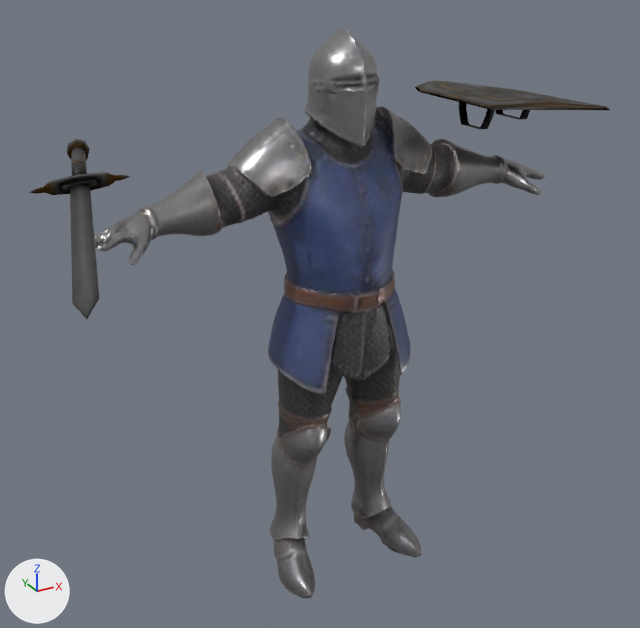
The glTF model assets/characters/paladin_armed_v2.glb: old version first, new version second.
Before and after are seen from a 50 mm lens placed at (-1.26, -2.16, 1.98), pointed at (-0.12, -0.09, 0.95). The lights are fixed; the arrows at lower left show +X, +Y and +Z. The older version comes first. Vertices at exactly the same position are counted once.

Script lines for the objects in view, before the commit:
```python
me_knightbody2 = bpy.data.meshes.new('KnightBody2')
me_knightbody2.from_pydata(...)  # 11668 vertices, 23332 faces; spans x -0.74..0.75, y -0.18..0.18, z 0.0..1.73
me_knightbody2.materials.append(mat_model_022)
me_paladin_j_nordstrom = bpy.data.meshes.new('Paladin_J_Nordstrom')
me_paladin_j_nordstrom.from_pydata(...)  # 116 vertices, 228 faces; spans x -0.946..-0.646, y -0.752..0.262, z 1.365..1.457
me_paladin_j_nordstrom.materials.append(mat_paladin_mat)
me_paladin_j_nordstrom_helmet = bpy.data.meshes.new('Paladin_J_Nordstrom_Helmet')
me_paladin_j_nordstrom_helmet.from_pydata(...)  # 73 vertices, 102 faces; spans x 0.349..0.797, y -0.23..0.446, z 1.398..1.521
me_paladin_j_nordstrom_helmet.materials.append(mat_paladin_mat)
ob_characterbody = bpy.data.objects.new('CharacterBody', me_knightbody2)
ob_characterbody.location = (0.0, 0.0, 0.0)
ob_paladin_j_nordstrom = bpy.data.objects.new('Paladin_J_Nordstrom', me_paladin_j_nordstrom)
ob_paladin_j_nordstrom.location = (0.0, 0.0, 0.0)
ob_paladin_j_nordstrom_helmet = bpy.data.objects.new('Paladin_J_Nordstrom_Helmet', me_paladin_j_nordstrom_helmet)
ob_paladin_j_nordstrom_helmet.location = (0.0, 0.0, 0.0)
```
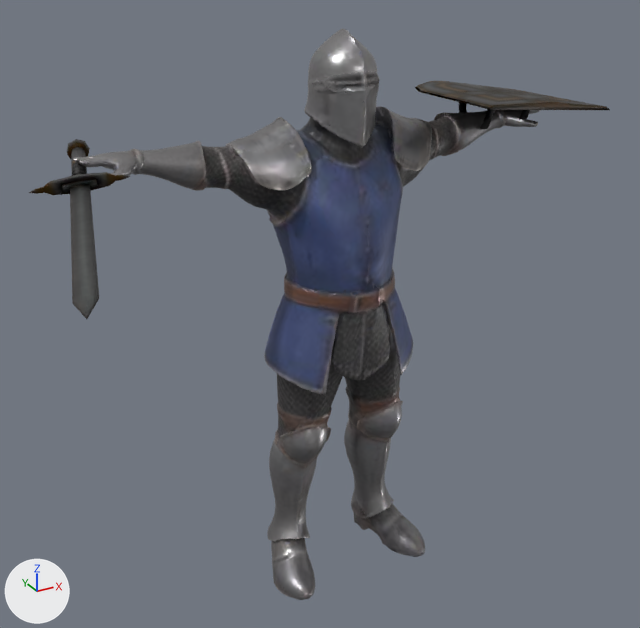
Boxes [x1, y1, x2, y2] around the edits, measured in the pictures (640 x 628 px; the box of a moved part takes in the faces that stretch with it):
'CharacterBody', reshaped: before [94, 29, 546, 598]; after [73, 29, 541, 600]
part 1 of me_knightbody2, moved or reshaped: before [395, 114, 546, 197]; after [395, 110, 541, 186]
part 2 of me_knightbody2, moved or reshaped: before [94, 123, 299, 265]; after [73, 123, 299, 212]
part 3 of me_knightbody2, moved or reshaped: before [387, 322, 422, 557]; after [385, 316, 425, 557]
part 4 of me_knightbody2, moved or reshaped: before [268, 311, 312, 598]; after [264, 311, 311, 600]

What changed in the scene script:
```text
Change me_knightbody2:
    used by ob_characterbody; location = (0.0, 0.0, 0.0)
    remove me_knightbody2.from_pydata(...)  # 11668 vertices, 23332 faces; spans x -0.74..0.75, y -0.18..0.18, z 0.0..1.73
    add me_knightbody2.from_pydata(...)  # 11668 vertices, 23332 faces; spans x -0.75..0.75, y -0.18..0.18, z 0.0..1.73
    me_knightbody2 part 1: 1980 of 11668 vertices moved; they spanned x 0.2..0.75, y -0.1..0.17, z 1.19..1.47 and now span x 0.21..0.75, y -0.06..0.17, z 1.23..1.47; mean shift (0.02, 0.02, 0.12); largest move (0.73, -0.04, 1.23) -> (0.74, 0.01, 1.44)
    me_knightbody2 part 2: 1711 of 11668 vertices moved; they spanned x -0.74..-0.2, y -0.1..0.17, z 1.19..1.47 and now span x -0.75..-0.21, y -0.06..0.17, z 1.24..1.47; mean shift (-0.02, 0.02, 0.11); largest move (-0.73, -0.04, 1.23) -> (-0.74, 0.01, 1.44)
    me_knightbody2 part 3: 508 of the vertices in x 0.2..0.26, y -0.18..0.12, z 0.0..0.87 are scaled about their middle by (1.33, 1, 1), then moved by (0.01, 0.0, 0.0)
    me_knightbody2 part 4: 401 of the vertices in x -0.25..-0.2, y -0.18..0.12, z 0.0..0.88 are scaled about their middle by (1.33, 1, 1), then moved by (-0.01, 0.0, 0.0)
```
